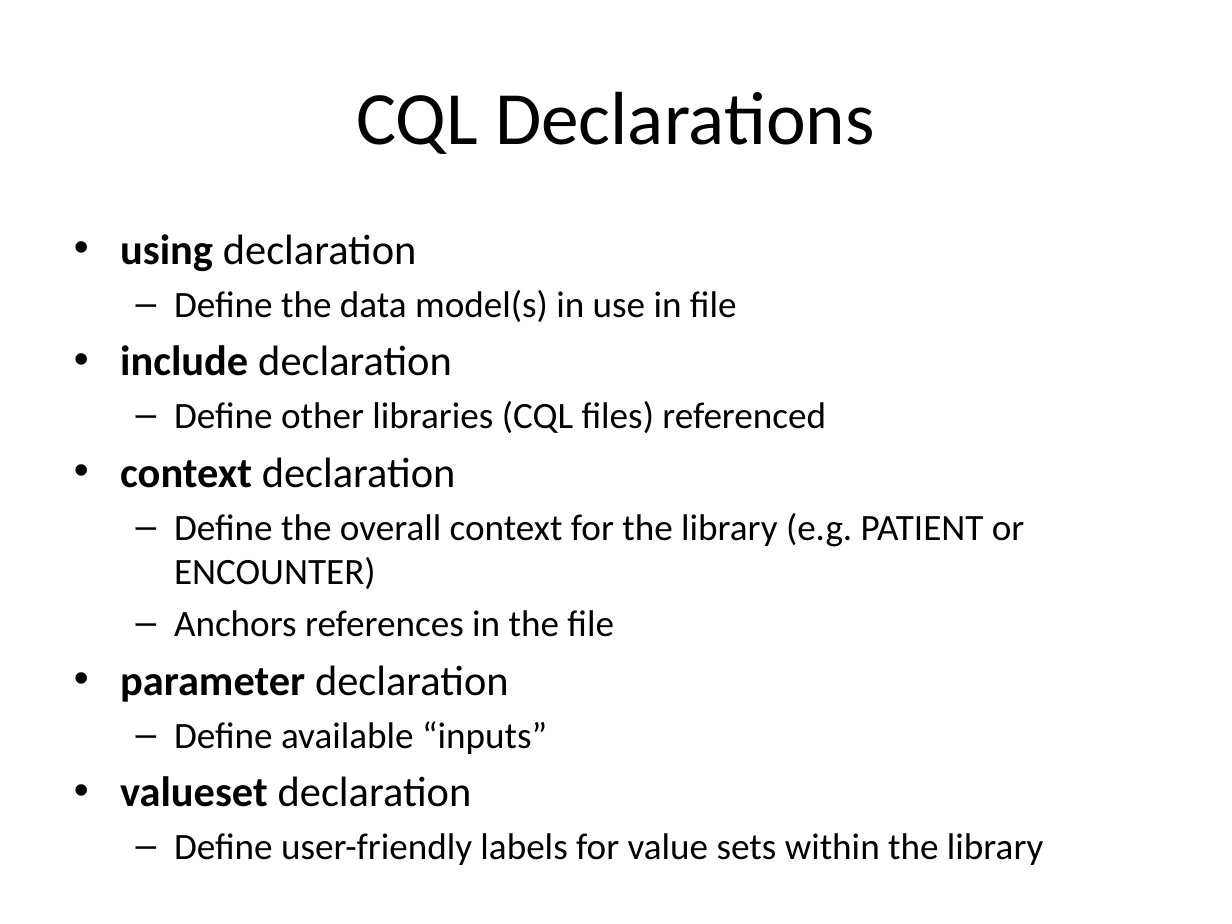
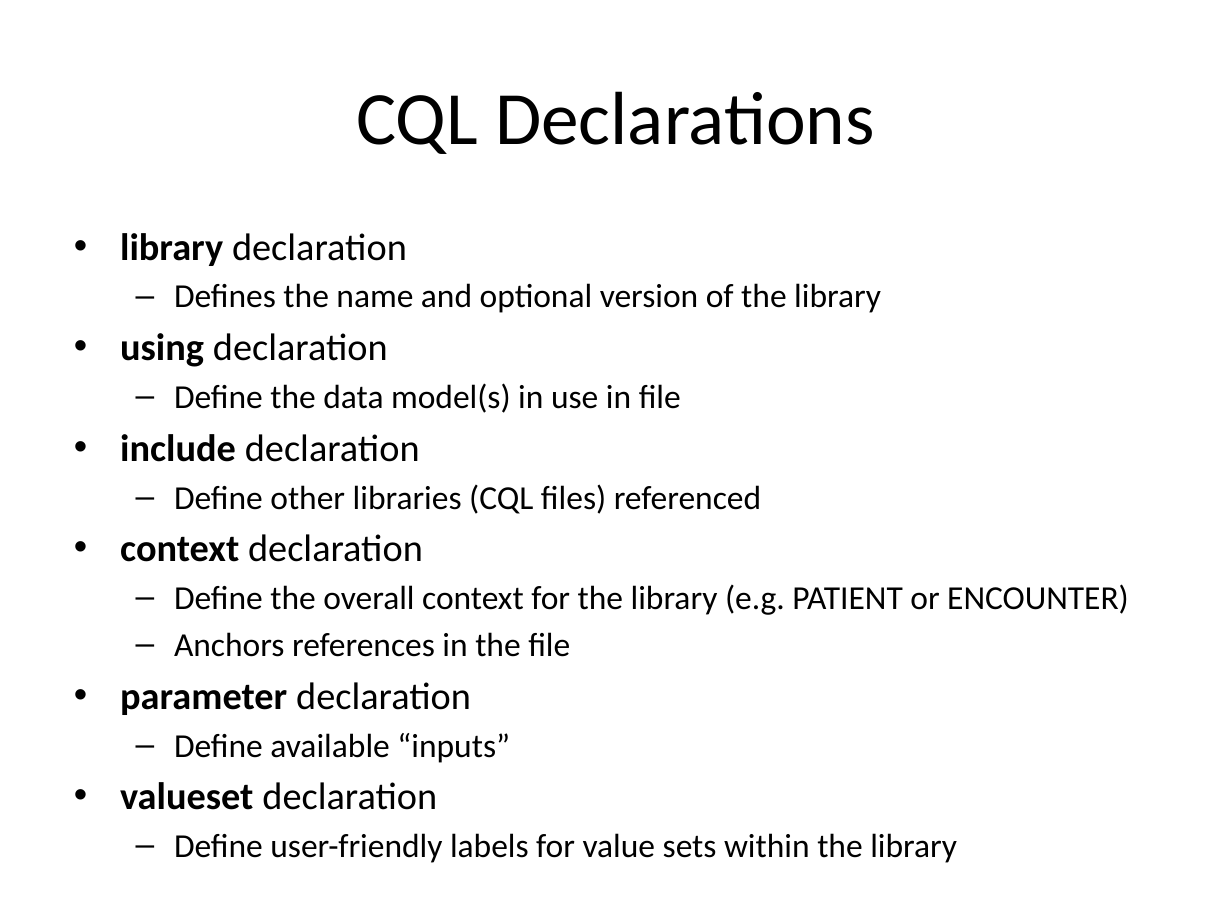
Before and after one commit to cqframework/OneModel, a slide deck: slide 5 of CQL/Documents/CQL_Technical_Introduction_20140604.pptx. Drawn at 1232x924 pixels with LibreOffice and Linux fonts; fonts in the diff are those of the drawing. Boxes give left, top, right and bottom in pixels: in the first picture for what was removed or moved away, otherwise in the second. Text is boxed around its words. In the diff, an @@ line names an element or a change of style, - is before the commit and + after.

```diff
--- a/CQL/Documents/CQL_Technical_Introduction_20140604.pptx
+++ b/CQL/Documents/CQL_Technical_Introduction_20140604.pptx
@@ text at <box>120,233,881,313</box>: paragraphs added @@
+• library declaration
+  – Defines the name and optional version of the library
@@ text at <box>120,333,1129,863</box>: size 24.8 to 22.4 pt in "using declaration", "include declaration", "context declaration", "parameter declaration" and 1 more places; size 21.7 to 19.6 pt in "Define the data model(s) in use in ...", "Define other libraries (CQL files) referenced", "Define the overall context for the library ...", "Anchors references in the file" and 2 more places @@
```
Also in this commit, not shown: 2 other slides changed, 12 other files.
